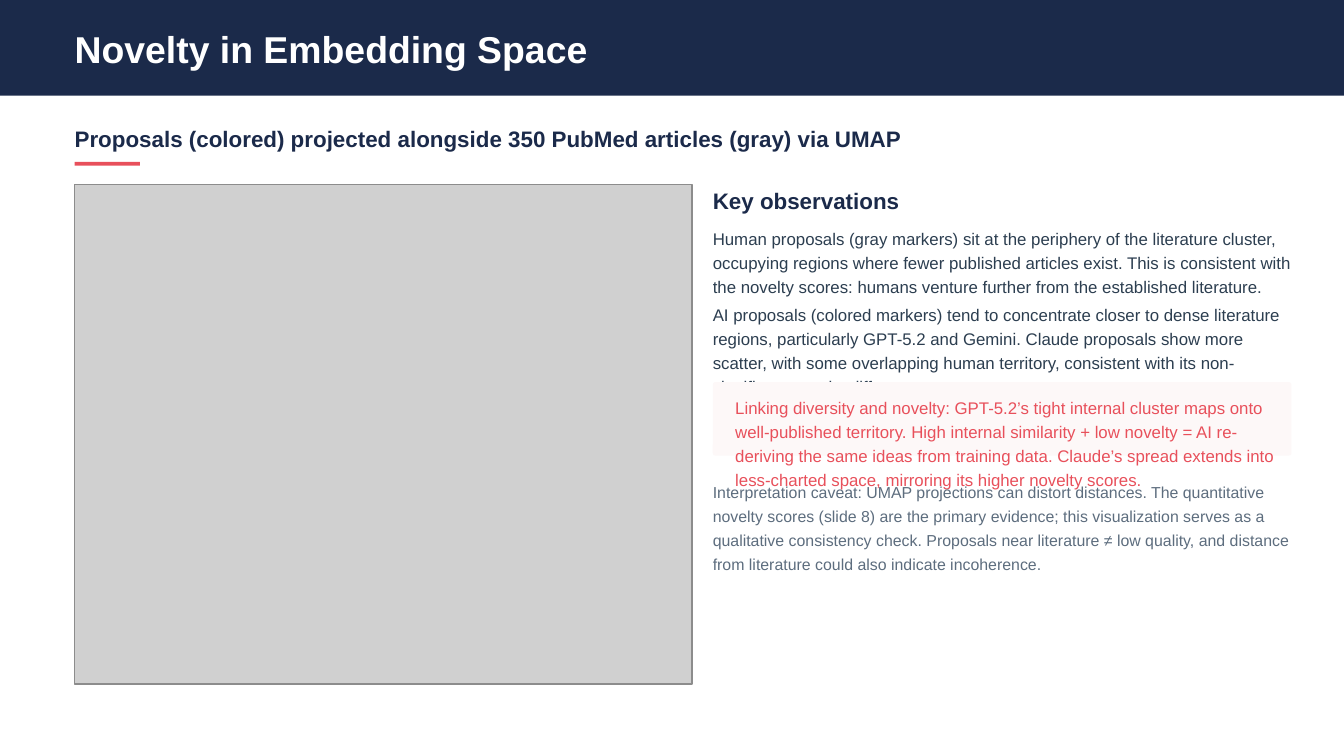
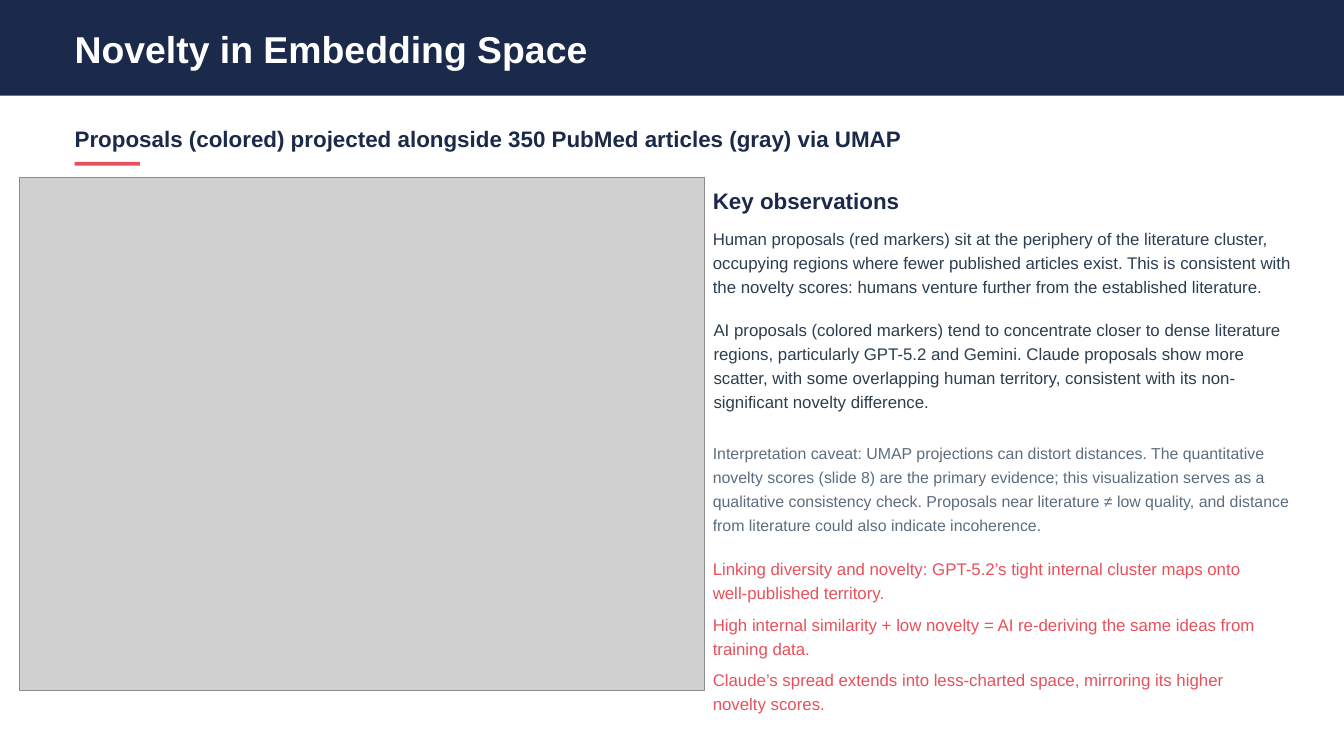
Before and after one commit to eveyhuang/human-AI-proposal, a slide deck: slide 11 of results/diversity_analysis_presentation_baseline.pptx (slide 10 before the commit). Drawn at 1344x756 pixels with LibreOffice and Linux fonts; fonts in the diff are those of the drawing; grey boxes stand for pictures. Boxes give left, top, right and bottom in pixels: in the first picture for what was removed or moved away, otherwise in the second. Text is boxed around its words. In the diff, an @@ line names an element or a change of style, - is before the commit and + after.

```diff
--- a/results/diversity_analysis_presentation_baseline.pptx
+++ b/results/diversity_analysis_presentation_baseline.pptx
@@ picture: place and size @@
-picture at box(75, 184, 692, 684)
+picture at box(19, 177, 704, 691)
@@ text at box(713, 233, 1291, 297): text changed @@
-Human proposals (gray markers) sit at the periphery of the literature cluster, occupying regions where fewer published articles exist. This is consistent with the novelty scores: humans venture further from the established literature.
+Human proposals (red markers) sit at the periphery of the literature cluster, occupying regions where fewer published articles exist. This is consistent with the novelty scores: humans venture further from the established literature.
@@ text "AI proposals (colored markers) tend ...": place and size @@
-text "AI proposals (colored markers) tend ..." at box(713, 309, 1279, 373)
+text "AI proposals (colored markers) tend ..." at box(714, 324, 1280, 388)
@@ rounded rectangle removed at box(712, 382, 1292, 456) @@
@@ text "Interpretation caveat: UMAP projections can ...": place and size @@
-text "Interpretation caveat: UMAP projections can ..." at box(713, 485, 1289, 570)
+text "Interpretation caveat: UMAP projections can ..." at box(713, 447, 1289, 531)
@@ text at box(713, 563, 1255, 714): text changed @@
-Linking diversity and novelty: GPT-5.2’s tight internal cluster maps onto well-published territory. High internal similarity + low novelty = AI re-deriving the same ideas from training data. Claude’s spread extends into less-charted space, mirroring its higher novelty scores.
+Linking diversity and novelty: GPT-5.2’s tight internal cluster maps onto well-published territory.
+High internal similarity + low novelty = AI re-deriving the same ideas from training data.
+Claude’s spread extends into less-charted space, mirroring its higher novelty scores.
```
Also in this commit, not shown: 14 other slides changed, 4 slides added, 15 other files.
